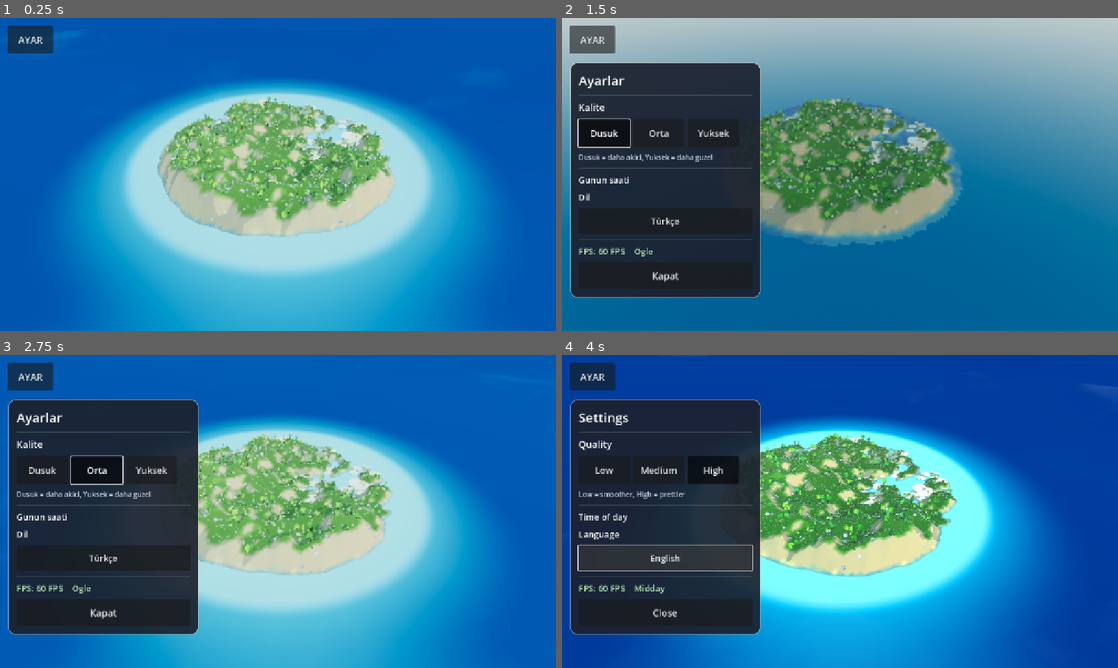
Above: before the commit, frames 1-4 (two rows, left to right).
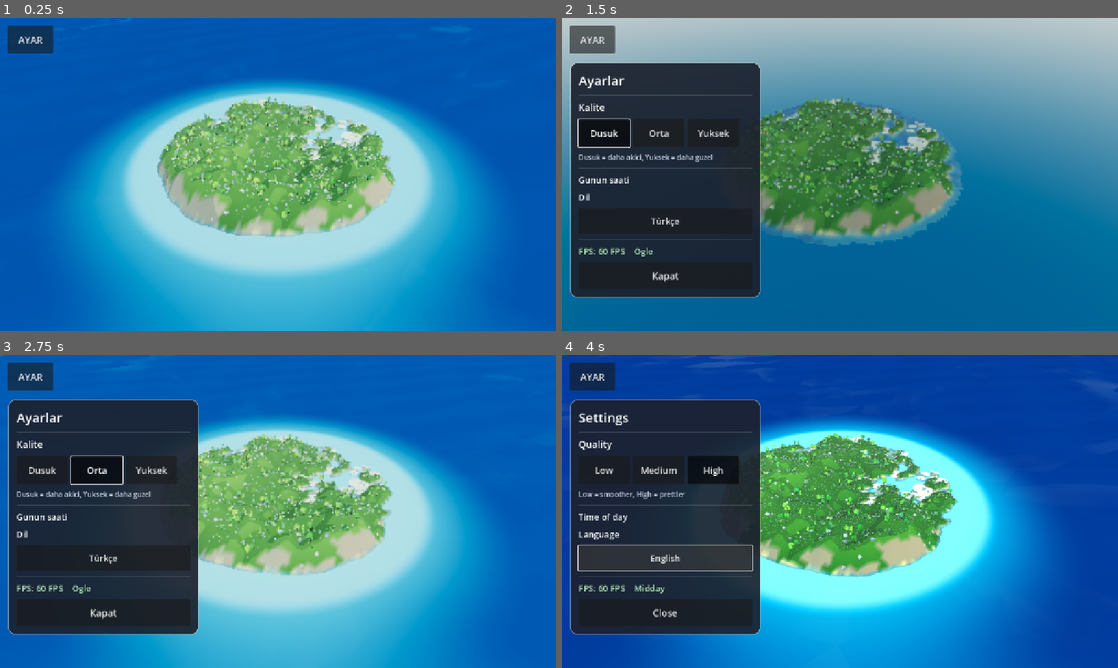
Above: after the commit, the same moments.

Repository: eraslan19j/game
Game: Godot game, scene res://scenes/world/world.tscn
Same seed, same stepped clock (60 frames per second), same inputs: the game is played once before the commit and once after it.
Inputs:
- Up to frame 1 (0.25 s): no input
- Up to frame 2 (1.5 s): click "AYAR" at 0.5 s; click "Dusuk" at 1.25 s
- Up to frame 3 (2.75 s): click "Orta" at 2 s
- Up to frame 4 (4 s): click "Yuksek" at 2.75 s; click "Türkçe" at 3.5 s

The runs differ from the first frame. In frame 1, 3.9% of the frame differs, in the area x 21-83%, y 0-70%; in frame 2, 3.4%; in frame 3, 3.5%; in frame 4, 4.6%, in the area x 22-100%, y 0-71%.

Commit message:
Su duzlemi ada cevresinde siklastirildi + dalgalar kiyida sonuyor (testere disi); kumlu lekeler dik yamac esigine baglandi
Co-authored-by: arena-agent <297053741+arena-agent@users.noreply.github.com>

Diff:
--- a/scenes/world/world.tscn
+++ b/scenes/world/world.tscn
@@ -112,7 +112,7 @@
 [node name="Camera3D" type="Camera3D" parent="CameraRig"]
 fov = 55.0
 near = 0.5
-far = 3000.0
+far = 2400.0
 current = true
 
 [node name="PerfLog" type="Node" parent="."]
--- a/scripts/world/terrain.gd
+++ b/scripts/world/terrain.gd
@@ -314,7 +314,7 @@
 	var sand := Color(0.82, 0.72, 0.48)
 	var grass_low := Color(0.20, 0.46, 0.16)
 	var grass_high := Color(0.36, 0.60, 0.20)
-	var rock := Color(0.52, 0.48, 0.44)
+	var rock := Color(0.45, 0.43, 0.40)
 
 	if h < sea_level - 3.0:
 		return seabed
@@ -322,8 +322,9 @@
 		return seabed.lerp(seabed_shallow, clampf((h - (sea_level - 3.0)) / 2.8, 0.0, 1.0))
 	if h < sea_level + 1.0:
 		return seabed_shallow.lerp(sand, clampf((h - (sea_level - 0.2)) / 1.2, 0.0, 1.0))
-	# Dik kiyi yamaci: kum -> kaya karisimi (gri kitle olusmasin).
-	if normal_y < 0.80:
-		return sand.lerp(rock, 0.35)
+	# Sadece GERCEKTEN dik yamaclarda kaya rengi (eskiden 0.80 idi ve butun
+	# tepeler kumlu lekeler gibi gorunuyordu).
+	if normal_y < 0.60:
+		return sand.lerp(rock, 0.55)
 	var t: float = clampf((h - (sea_level + 1.0)) / 16.0, 0.0, 1.0)
 	return grass_low.lerp(grass_high, t)
--- a/scripts/world/water.gd
+++ b/scripts/world/water.gd
@@ -7,8 +7,10 @@
 ##
 ## Doku ve parametreler `setup()` ile dunya scriptinden verilir.
 
-@export var size: float = 14000.0
-@export var subdivisions: int = 90
+# Su duzlemi: ada cevresinde yeterince sik olmali, yoksa kiyi hattinda
+# testere disi olusur (14 000 m / 90 parca = 155 m'lik dev ucgenler).
+@export var size: float = 3600.0
+@export var subdivisions: int = 150
 @export var wave_strength: float = 1.0
 @export var wave_speed: float = 1.0
 
--- a/shaders/water.gdshader
+++ b/shaders/water.gdshader
@@ -27,12 +27,16 @@
 
 void vertex() {
 	float t = TIME * wave_speed;
-	float h0 = wave_height(VERTEX.xz, t);
+	// Dalgalar kiyiya yakinken soner: boylece ada ile suyun bulusma hatti
+	// duzgun bir cizgi olur (dalga yuzunden testere disi olusmaz).
+	float world_r = length((MODEL_MATRIX * vec4(VERTEX, 1.0)).xz);
+	float damp = smoothstep(78.0, 150.0, world_r);
+	float h0 = wave_height(VERTEX.xz, t) * damp;
 	VERTEX.y += h0;
 
 	float e = 0.9;
-	float hx = wave_height(VERTEX.xz + vec2(e, 0.0), t);
-	float hz = wave_height(VERTEX.xz + vec2(0.0, e), t);
+	float hx = wave_height(VERTEX.xz + vec2(e, 0.0), t) * damp;
+	float hz = wave_height(VERTEX.xz + vec2(0.0, e), t) * damp;
 	vec3 n = normalize(vec3(-(hx - h0) / e, 1.0, -(hz - h0) / e));
 	NORMAL = normalize(mix(NORMAL, n, 0.75));
 
